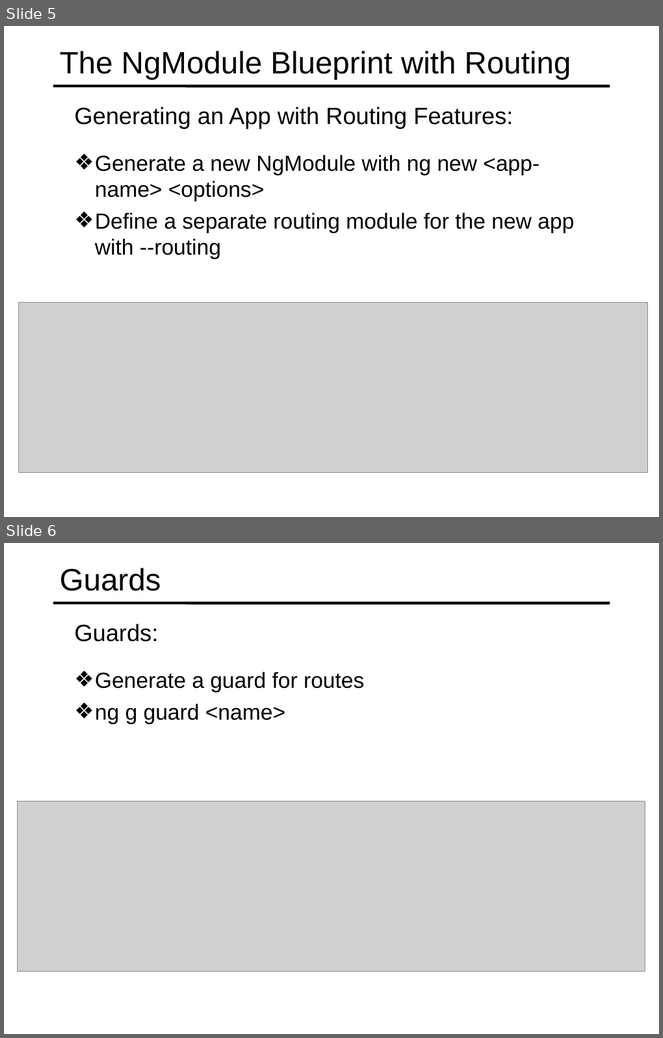
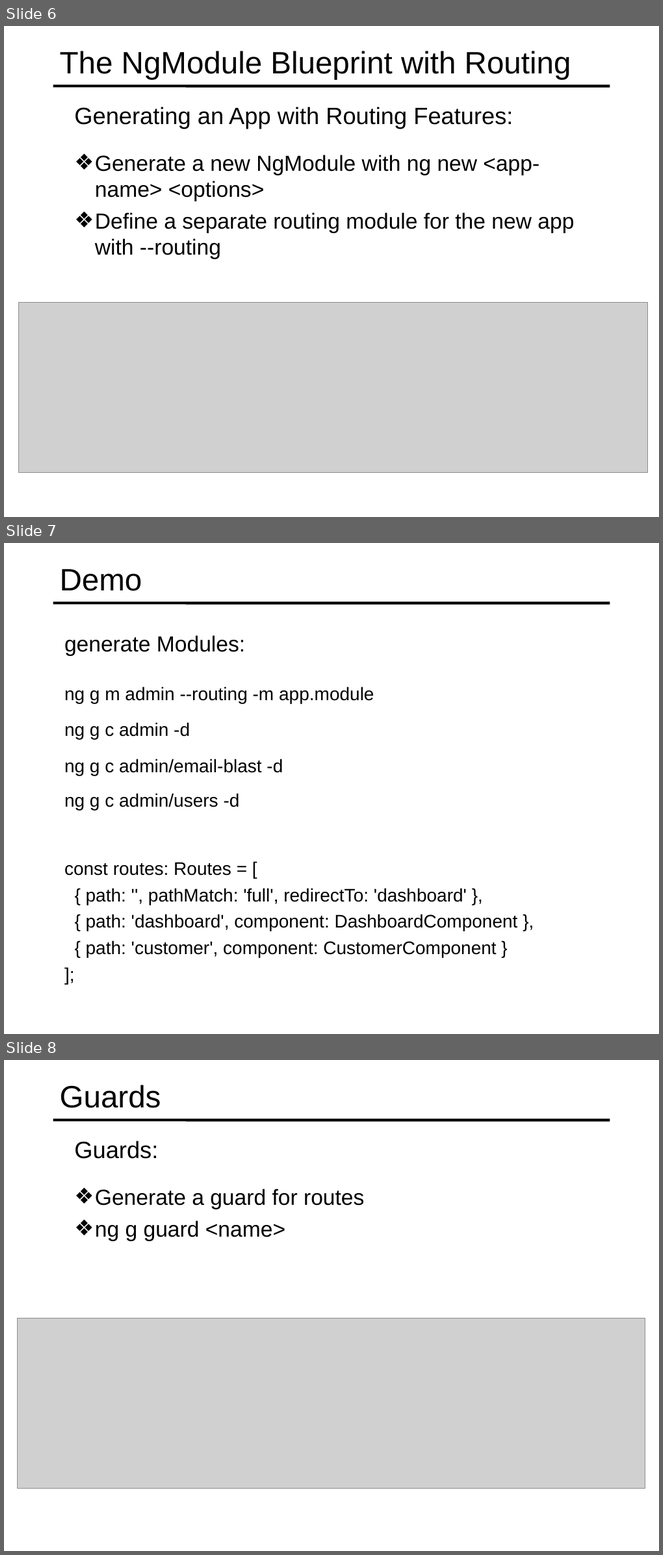
Before and after one commit to specter01wj/Jago_Link_Training, a slide deck: Angular/Angular7/Angular CLI/5.Generating Routing Features/L5_Generating Routing Features.ppt. Shown one above the other, each under a label of ours: slides 5 and 6 before the commit, slides 6, 7 and 8 after it. The pictures are 663x1038 and 663x1555 pixels, drawn with LibreOffice and Linux fonts; fonts in the diff are those of the drawing; grey boxes stand for pictures. Boxes give left, top, right and bottom in pixels: in the first picture for what was removed or moved away, otherwise in the second. Text is boxed around its words. In the diff, an @@ line names an element or a change of style, - is before the commit and + after.

Commit message:
09/05/2019 v1

```diff
--- a/Angular/Angular7/Angular CLI/5.Generating Routing Features/L5_Generating Routing Features.ppt
+++ b/Angular/Angular7/Angular CLI/5.Generating Routing Features/L5_Generating Routing Features.ppt
@@ slide 7 added at [4,543,659,1034], background #FFFFFF; not listed: 1 template element that a slide beside it also shows @@
@@ title added at [60,569,142,591], 34 pt, text #000000 @@
+Demo
@@ text added at [64,635,245,656], 24 pt, text #000000 @@
+  generate Modules:
@@ text added at [64,687,374,704], 20 pt, text #000000 @@
+  ng g m admin --routing -m app.module
@@ text added at [64,722,190,740], 20 pt, text #000000 @@
+  ng g c admin -d
@@ text added at [64,759,283,776], 20 pt, text #000000 @@
+  ng g c admin/email-blast -d
@@ text added at [64,793,240,811], 20 pt, text #000000 @@
+  ng g c admin/users -d
@@ text added at [64,862,518,958], 20 pt, text #000000 @@
+  const routes: Routes = [
+  { path: '', pathMatch: 'full', redirectTo: 'dashboard' },
+  { path: 'dashboard', component: DashboardComponent },
+  { path: 'customer', component: CustomerComponent }
+  ];
@@ what was slide 5 is now slide 6 @@
@@ what was slide 6 is now slide 8 @@
```
Also in this commit, not shown: 1 other slide added.
